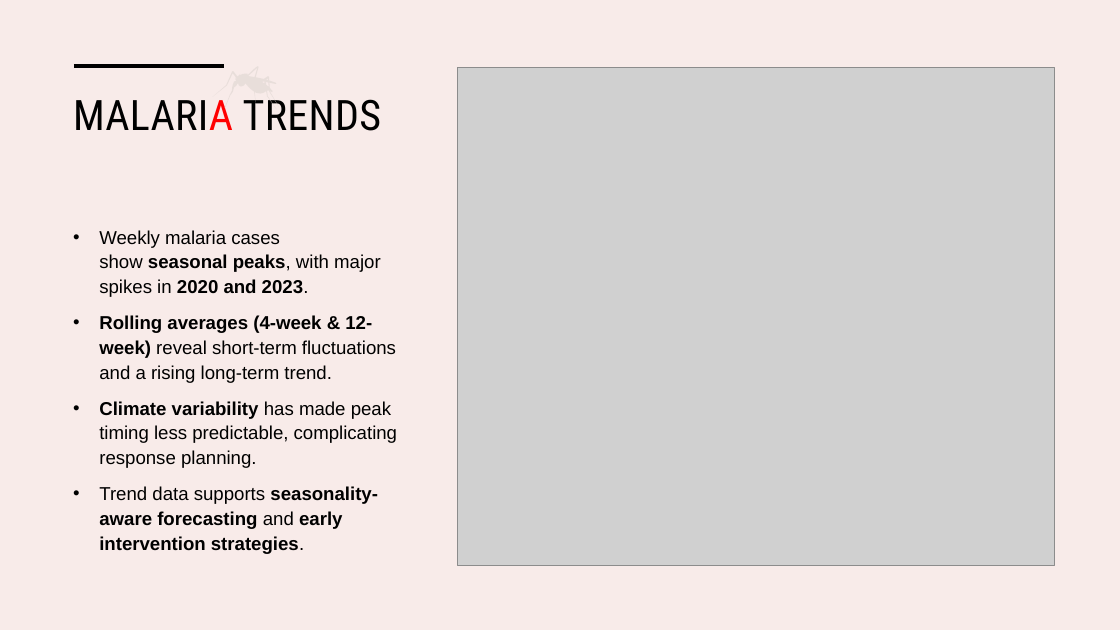
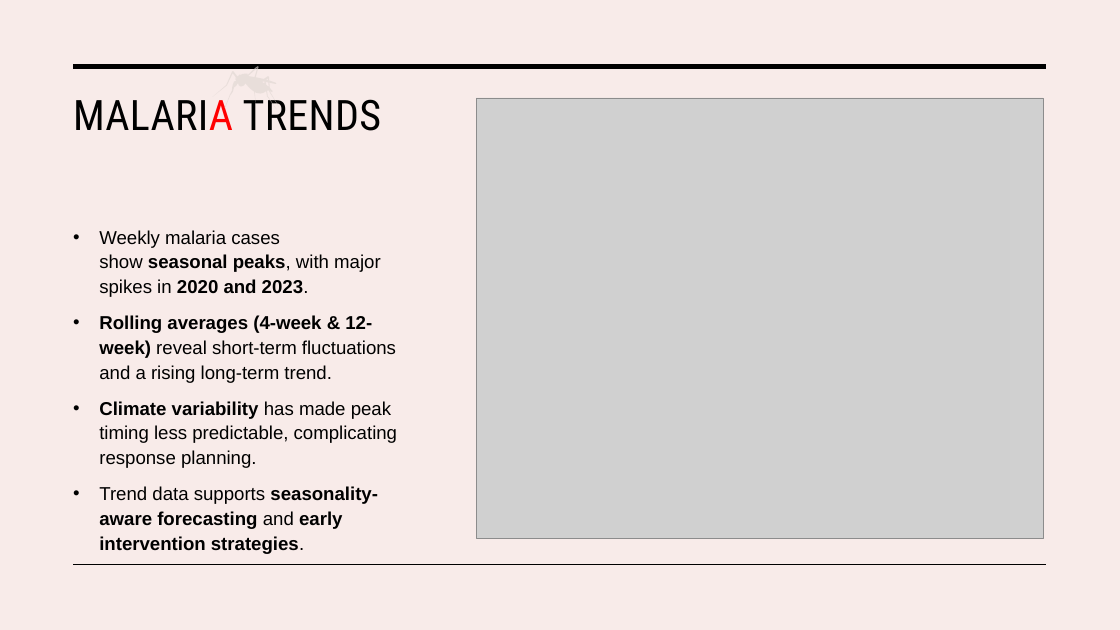
Before and after one commit to H-Rumenya/Malaria-Predictive-Model, a slide deck: slide 5 of Malaria_Predictive_model.pptx. Drawn at 1120x630 pixels with LibreOffice and Linux fonts; fonts in the diff are those of the drawing; grey boxes stand for pictures. Boxes give left, top, right and bottom in pixels: in the first picture for what was removed or moved away, otherwise in the second. Text is boxed around its words. In the diff, an @@ line names an element or a change of style, - is before the commit and + after.

```diff
--- a/Malaria_Predictive_model.pptx
+++ b/Malaria_Predictive_model.pptx
@@ line removed from (74, 66) to (224, 66) @@
@@ line added from (74, 66) to (1047, 66), #000000 3.5 pt @@
@@ picture resized from (x1=458, y1=67, x2=1054, y2=565) to (x1=476, y1=98, x2=1044, y2=539) @@
@@ line added from (74, 565) to (1047, 565), #000000 1 pt @@
```
Also in this commit, not shown: 13 other slides changed, 6 slides added, 1 slide removed, 15 other files.
